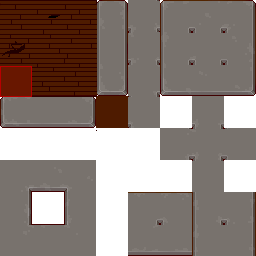
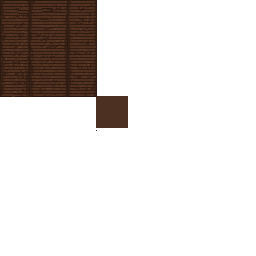
The second w=256, h=256 image is a revision of the first. Changes to its layers:
renamed "Слой 7" to "Слой 2", painted on it over (x1=2, y1=8, x2=60, y2=57)
"Слой 1": opacity 100% → 82%, moved it above "Слой 3", painted on it over (x1=0, y1=0, x2=256, y2=256)
"Слой 3": opacity 3% → 82%, moved it above "Слой 5", painted on it over (x1=0, y1=0, x2=107, y2=98)
"Слой 5": opacity 24% → 23%, blend normal → screen, painted on it over (x1=0, y1=4, x2=93, y2=104)
"Слой 4": opacity 100% → 72%, painted on it over (x1=0, y1=1, x2=95, y2=97)
painted on "Слой 4 копия 3" over (x1=0, y1=0, x2=97, y2=97)
